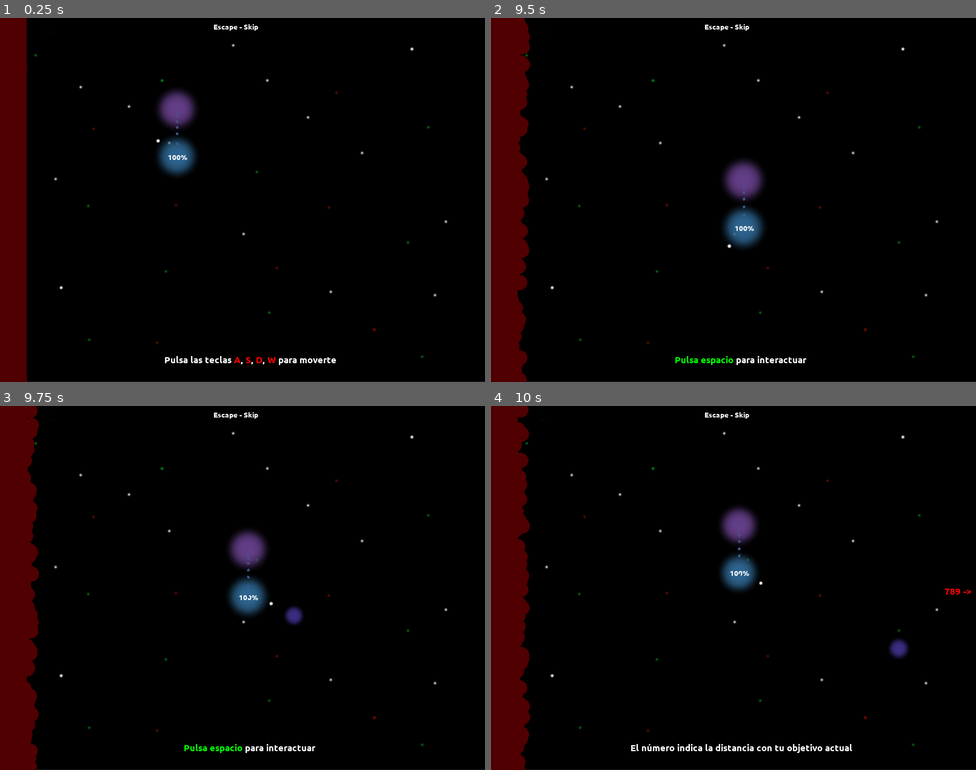
Above: before the commit, frames 1-4 (two rows, left to right).
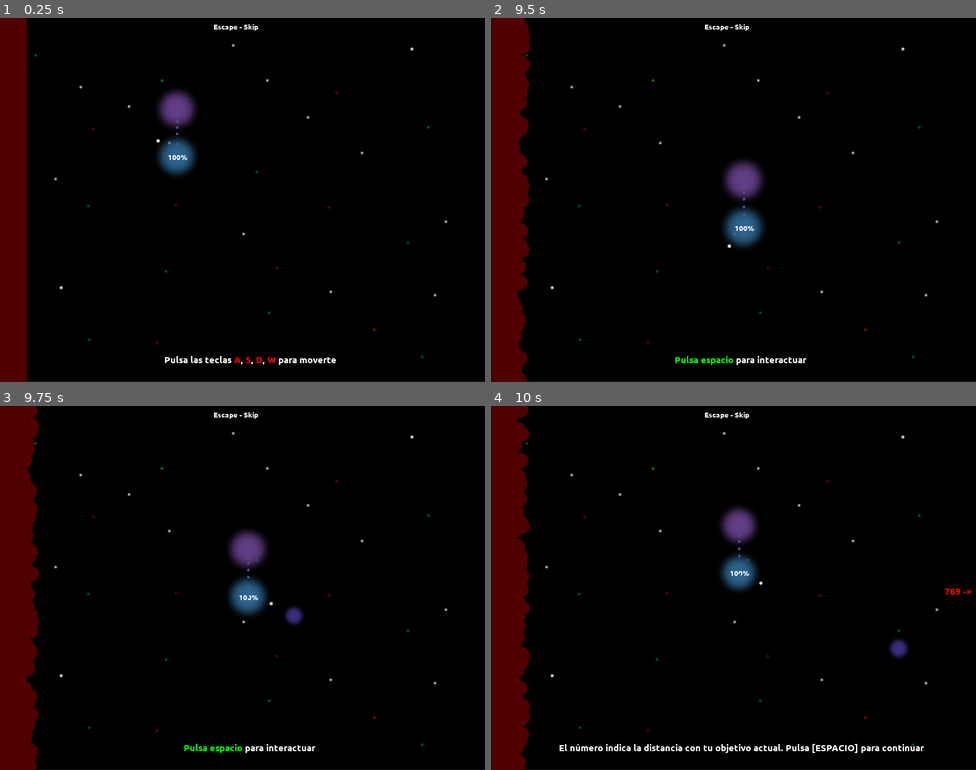
Above: after the commit, the same moments.

Repository: moisesjbc/cinco-etapas
Game: Godot game, scene res://scenes/main_scene/main_scene.tscn
Two runs of this game, one before a commit and one after it. Both use one fixed random seed, a clock stepped at 60 frames per second and the inputs below.
Inputs (mouse positions are in pixels of both pictures, inside the frame that each line leads up to):
- Up to frame 1 (0.25 s): no input
- Up to frame 2 (9.5 s): tap Enter at 0.5 s; move the mouse to (840, 181) at 0.52 s; hold Right (ui_right) 0.53-1.28 s; tap Space (ui_sacrifice) at 0.6, 1.35, 2.1, 2.85, 3.6, 4.35, 5.1, 5.85, 6.6, 7.35, 8.1, 8.75, 8.85 s; click (840, 181) at 0.67 s; move the mouse to (636, 218) at 1.27 s; hold Down (ui_down) 1.28-2.03 s; move the mouse to (782, 119) at 2.02 s; hold Right (ui_right) 2.03-2.78 s; move the mouse to (709, 272) at 2.77 s; hold Up (ui_up) 2.78-3.53 s; click (709, 272) at 2.92 s; move the mouse to (879, 254) at 3.52 s; hold Left (ui_left) 3.53-5.03 s; move the mouse to (588, 145) at 4.27 s; move the mouse to (757, 200) at 5.02 s; hold Down (ui_down) 5.03-5.78 s; click (757, 200) at 5.17 s; move the mouse to (660, 109) at 5.77 s; hold Right (ui_right) 5.78-6.53 s; move the mouse to (840, 181) at 6.52 s; hold Up (ui_up) 6.53-7.28 s; move the mouse to (636, 218) at 7.27 s; hold Right (ui_right) 7.28-8.03 s; click (636, 218) at 7.42 s; move the mouse to (782, 119) at 8.02 s; hold Down (ui_down) 8.03-8.78 s; move the mouse to (709, 272) at 8.77 s; hold Left (ui_left) from 8.78 s (still down)
- Up to frame 3 (9.75 s): tap Space (ui_sacrifice) at 9.5, 9.6 s; move the mouse to (388, 642) at 9.52 s; release Left (ui_left) at 9.53 s; hold Up (ui_up) from 9.53 s (still down); click (388, 642) at 9.67 s
- Up to frame 4 (10 s): keep holding Up (ui_up)

Frames 1-3 are identical in both runs. In frame 4, 0.8% of the frame differs, in the area x 14-90%, y 92-96%.

Commit message:
Added [SPACE] next to tutorial

Diff:
--- a/godot-project/scenes/main_scene/states/tutorial_act_4.gd
+++ b/godot-project/scenes/main_scene/states/tutorial_act_4.gd
@@ -3,19 +3,19 @@
 var state_machine
 
 func start():
-	state_machine.set_text("El número indica la distancia con tu objetivo actual", null, funcref(self, "step_1"))
+	state_machine.set_text("El número indica la distancia con tu objetivo actual. Pulsa [ESPACIO] para continuar", null, funcref(self, "step_1"), "ui_sacrifice")
 	state_machine.get_node("distance_control").set_distance(789, 1)
 
 func step_1():
-	state_machine.set_text("El color rojo indica que el objetivo se está alejando", null, funcref(self, "step_2"))
+	state_machine.set_text("El color rojo indica que el objetivo se está alejando. Pulsa [ESPACIO] para continuar", null, funcref(self, "step_2"), "ui_sacrifice")
 
 func step_2():
 	state_machine.get_node("distance_control").set_distance(789, -1)
-	state_machine.set_text("El color verde indica que el objetivo se está acercando", null, funcref(self, "step_3"))
+	state_machine.set_text("El color verde indica que el objetivo se está acercando. Pulsa [ESPACIO] para continuar", null, funcref(self, "step_3"), "ui_sacrifice")
 
 func step_3():
 	state_machine.get_node("distance_control").clear()
-	state_machine.set_text("Pulsa ESPACIO para empezar", null, funcref(self, "step_4"))
+	state_machine.set_text("Pulsa ESPACIO para empezar", null, funcref(self, "step_4"), "ui_sacrifice")
 
 func step_4():
 	state_machine.change_state("state_0_loss")
--- a/godot-project/scenes/story_gui/story_gui.gd
+++ b/godot-project/scenes/story_gui/story_gui.gd
@@ -3,13 +3,22 @@
 var current_callback = null
 
 func set_text(text, start_callback, end_callback, delay=3):
+	set_physics_process(false)
 	if start_callback:
 		start_callback.call_func()
 
 	$RichTextLabel.set_bbcode("[center]" + text + "[/center]")
 	current_callback = end_callback
 	if delay:
-		$timer.start(delay)
+		if delay is int:
+			$timer.start(delay)
+		else:
+			set_physics_process(true)
+
+func _physics_process(delta):
+	if Input.is_action_just_pressed("ui_sacrifice"):
+		set_physics_process(false)
+		_on_timer_timeout()
 
 func _on_timer_timeout():
 	$RichTextLabel.set_bbcode("")
